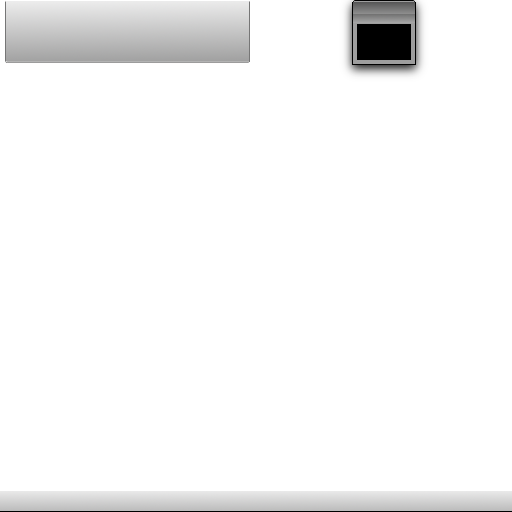
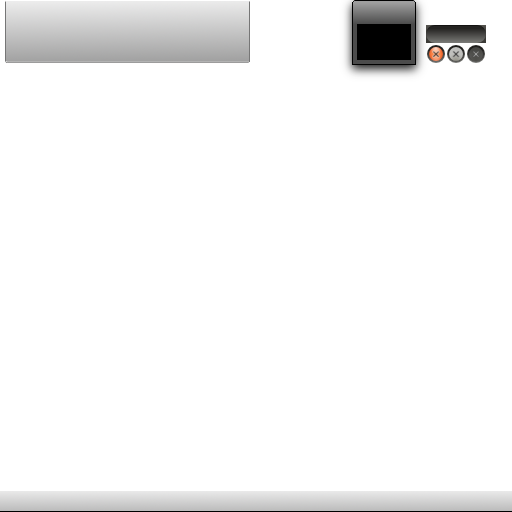
Comparing the layer stacks of the two 512px x 512px images. Changes:
added layer "Left Trough" above "Middle Trough" over box(426, 25, 446, 43)
added layer "Middle Trough" above "Right Trough" over box(446, 25, 466, 43)
added layer "Right Trough" above "Close" over box(466, 25, 486, 43)
added layer "Close" above "Close Over" over box(427, 45, 445, 63)
added layer "Close Over" above "Close Unfocused" over box(447, 45, 465, 63)
added layer "Close Unfocused" above "Elements" over box(467, 45, 485, 63)
painted on "Elements" over box(353, 2, 415, 64)
